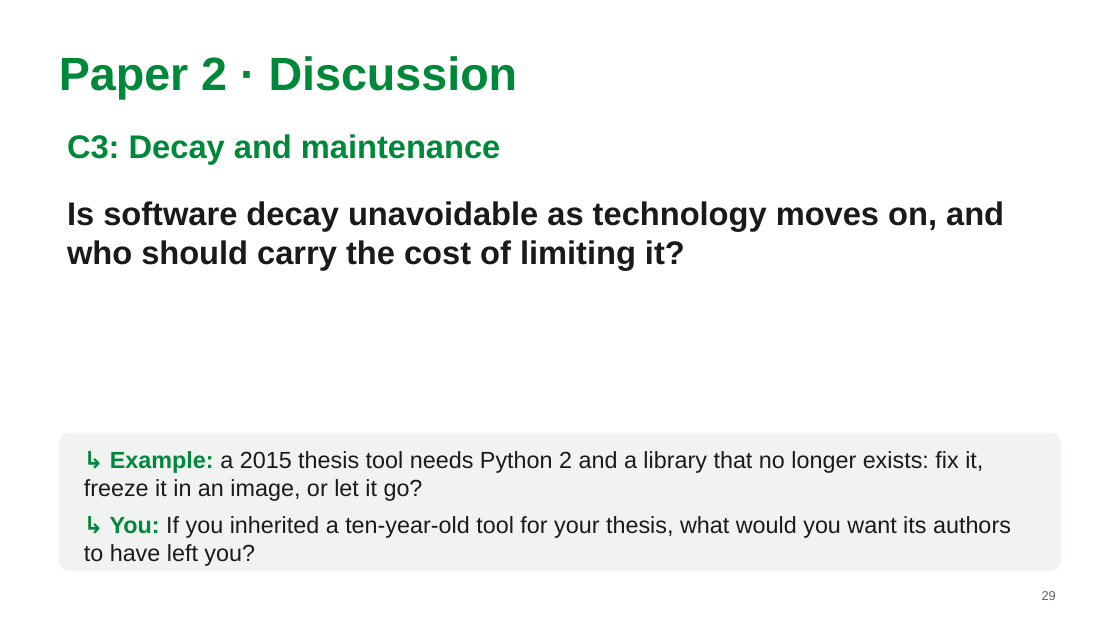
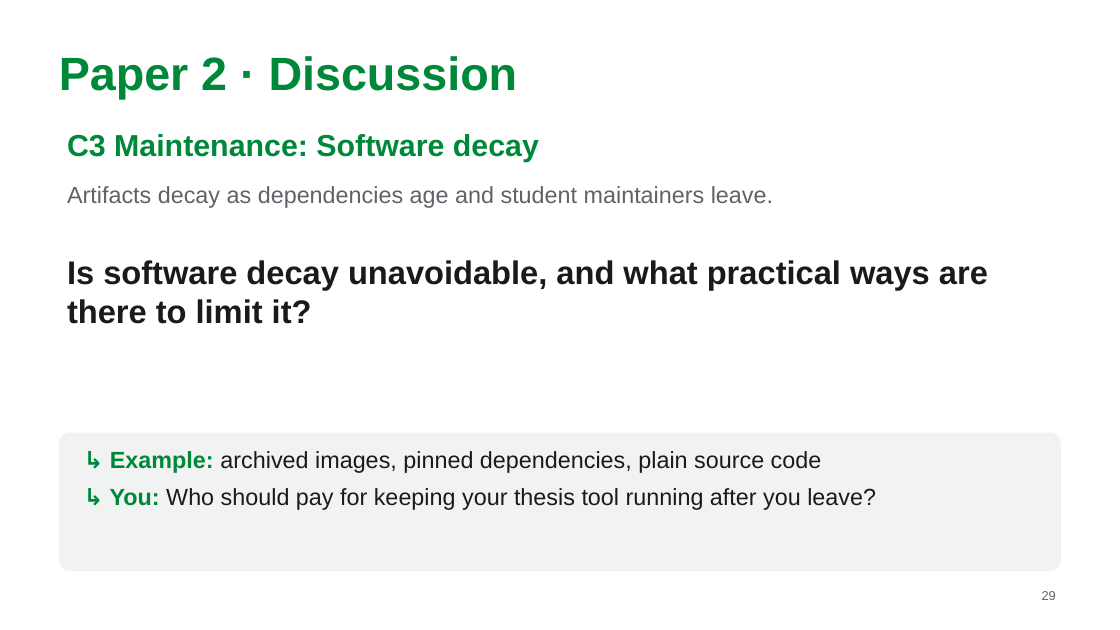
Before and after one commit to MarkAndreDuesing/Reprod_Docs_And_Notes, a slide deck: slide 29 of Vorl_2/slides/lecture2-team-paper2.pptx. Drawn at 1120x630 pixels with LibreOffice and Linux fonts; fonts in the diff are those of the drawing. Boxes give left, top, right and bottom in pixels: in the first picture for what was removed or moved away, otherwise in the second. Text is boxed around its words. In the diff, an @@ line names an element or a change of style, - is before the commit and + after.

```diff
--- a/Vorl_2/slides/lecture2-team-paper2.pptx
+++ b/Vorl_2/slides/lecture2-team-paper2.pptx
@@ text at <box>67,134,539,162</box>: text changed; size 28 to 26 pt @@
-C3: Decay and maintenance
+C3 Maintenance: Software decay
@@ text added at <box>67,186,773,208</box>, 20 pt, text #5F6368 @@
+Artifacts decay as dependencies age and student maintainers leave.
@@ text at <box>67,260,988,324</box>: text changed @@
-Is software decay unavoidable as technology moves on, and who should carry the cost of limiting it?
+Is software decay unavoidable, and what practical ways are there to limit it?
@@ text at <box>110,451,876,510</box>: text changed @@
-↳ Example: a 2015 thesis tool needs Python 2 and a library that no longer exists: fix it, freeze it in an image, or let it go?
-↳ You: If you inherited a ten-year-old tool for your thesis, what would you want its authors to have left you?
+↳ Example: archived images, pinned dependencies, plain source code
+↳ You: Who should pay for keeping your thesis tool running after you leave?
```
Also in this commit, not shown: 18 other slides changed, 2 other files.
